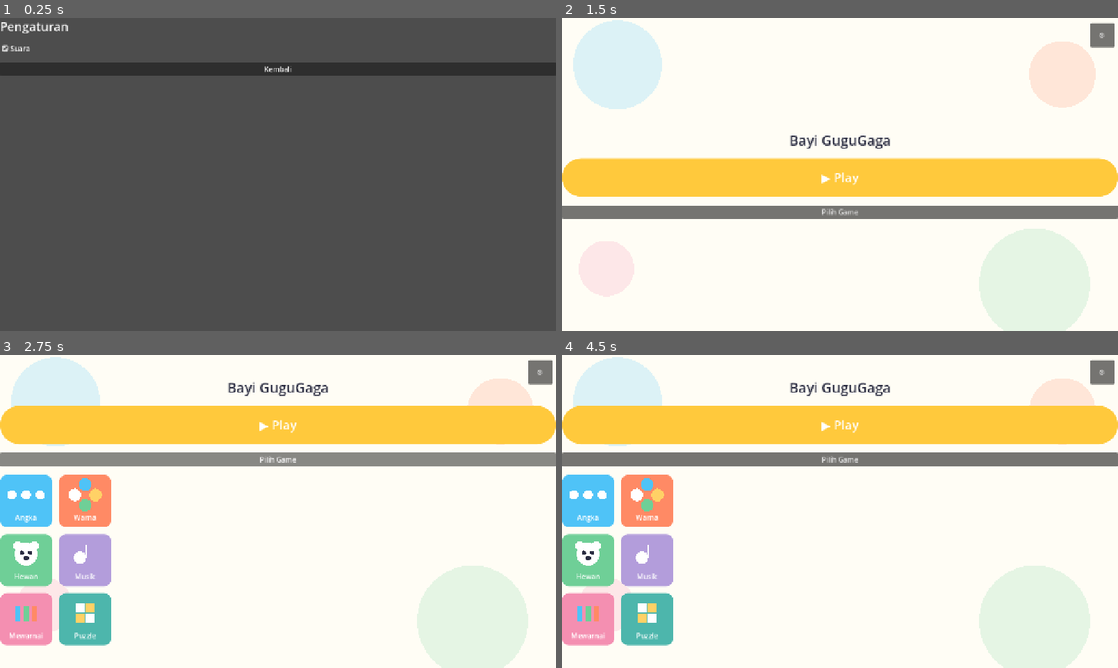
Above: before the commit, frames 1-4 (two rows, left to right).
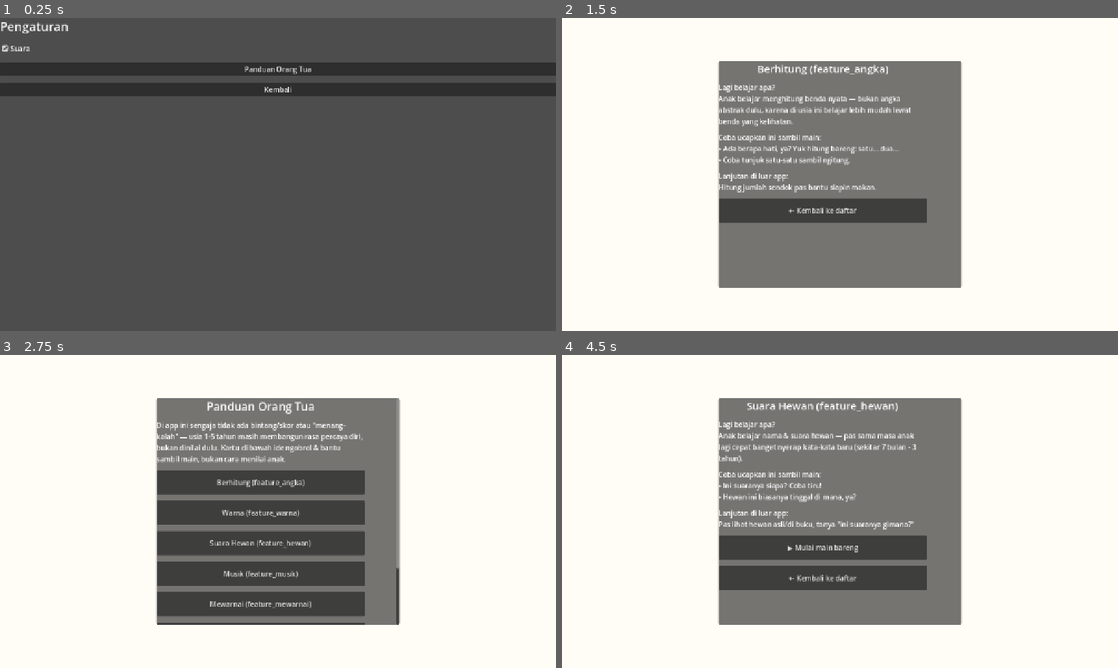
Above: after the commit, the same moments.

Repository: ptnusavisionmedia/game-balita
Game: Godot game, scene res://scenes/Settings.tscn
The game is run twice, just before and just after one commit, with the same random seed, the same clock (stepped at 60 frames per second) and the same inputs. This scene is started directly instead of the project's main scene.
Inputs (mouse positions are in pixels of both pictures, inside the frame that each line leads up to):
- Up to frame 1 (0.25 s): no input
- Up to frame 2 (1.5 s): click "Kembali" (after the commit: "Panduan Orang Tua") at 0.5 s; click (823, 146) at 1.25 s, where only the run after the commit has a clickable "Berhitung (feature_angka)"
- Up to frame 3 (2.75 s): click (261, 549) at 2 s, where only the run after the commit has a clickable "← Kembali ke daftar"
- Up to frame 4 (4.5 s): click (823, 511) at 2.75 s, where only the run after the commit has a clickable "Warna (feature_warna)"; click (823, 558) at 3.5 s, where only the run after the commit has a clickable "← Kembali ke daftar"; click (823, 542) at 4.25 s, where only the run after the commit has a clickable "Suara Hewan (feature_hewan)"

The runs differ from the first frame. In frame 1, 4.1% of the frame differs, in the area x 0-100%, y 15-25%; in frame 2, 52%; in frame 3, 57%, in the area x 0-100%, y 0-100%; in frame 4, 57%.

Commit message:
feat: ParentGuide.tscn — Fase A+B fitur tumbuh-kembang
core/data/parent_guide.json: 6 kartu panduan orang tua (lagi belajar
apa, kalimat scaffolding, ide lanjutan di luar app) per modul.
scenes/ParentGuide.tscn + parent_guide.gd: daftar kartu, detail per
modul, tombol "Mulai main bareng" kalau guided_scene terisi (sekarang
cuma feature_hewan). Akses dari Settings, di belakang
ParentalGateDialog. CenterContainer+ScrollContainer (pola anti-kolaps
yang sudah terbukti), headless-verified 10 scene.

Co-Authored-By: Claude Sonnet 5 <noreply@anthropic.com>

Diff:
--- /dev/null
+++ b/core/data/parent_guide.json
@@ -0,0 +1,68 @@
+[
+  {
+    "kind": "angka",
+    "title": "Berhitung (feature_angka)",
+    "what_learning": "Anak belajar menghitung benda nyata — bukan angka abstrak dulu, karena di usia ini belajar lebih mudah lewat benda yang kelihatan.",
+    "scaffolding_phrases": [
+      "Ada berapa hati, ya? Yuk hitung bareng: satu... dua...",
+      "Coba tunjuk satu-satu sambil ngitung."
+    ],
+    "offline_activity": "Hitung jumlah sendok pas bantu siapin makan.",
+    "guided_scene": ""
+  },
+  {
+    "kind": "warna",
+    "title": "Warna (feature_warna)",
+    "what_learning": "Anak melatih indra lihat buat bedain warna — pas sama masa anak lagi \"peka\" banget sama warna/bentuk di sekitar usia 2.5-6 tahun.",
+    "scaffolding_phrases": [
+      "Yang mana warnanya sama kayak apel?",
+      "Coba cari lagi benda di rumah yang warnanya sama kayak ini."
+    ],
+    "offline_activity": "Pas pakai baju, sebut warnanya bareng-bareng.",
+    "guided_scene": ""
+  },
+  {
+    "kind": "hewan",
+    "title": "Suara Hewan (feature_hewan)",
+    "what_learning": "Anak belajar nama & suara hewan — pas sama masa anak lagi cepat banget nyerap kata-kata baru (sekitar 7 bulan - 3 tahun).",
+    "scaffolding_phrases": [
+      "Ini suaranya siapa? Coba tiru!",
+      "Hewan ini biasanya tinggal di mana, ya?"
+    ],
+    "offline_activity": "Pas lihat hewan asli/di buku, tanya \"ini suaranya gimana?\"",
+    "guided_scene": "res://features/feature_hewan/Hewan.tscn"
+  },
+  {
+    "kind": "musik",
+    "title": "Musik (feature_musik)",
+    "what_learning": "Anak melatih ritme & koordinasi gerak lewat suara/musik sederhana.",
+    "scaffolding_phrases": [
+      "Ayo tepuk tangan ikutin iramanya!",
+      "Coba goyang badan pelan-pelan ikut musiknya."
+    ],
+    "offline_activity": "Nyanyi bareng atau tepuk tangan ikutin lagu favoritnya.",
+    "guided_scene": ""
+  },
+  {
+    "kind": "mewarnai",
+    "title": "Mewarnai (feature_mewarnai)",
+    "what_learning": "Anak melatih motorik halus (gerakan jari/tangan) sambil berekspresi lewat warna.",
+    "scaffolding_phrases": [
+      "Warna apa yang kamu suka buat ini?",
+      "Coba warnai pelan-pelan, nggak usah buru-buru."
+    ],
+    "offline_activity": "Kasih kertas & krayon buat gambar bebas di rumah.",
+    "guided_scene": ""
+  },
+  {
+    "kind": "puzzle",
+    "title": "Puzzle (feature_puzzle)",
+    "what_learning": "Anak melatih kemampuan mikir spasial & menyelesaikan masalah kecil — cocok buat orang tua bantu pas anak mentok dikit (bukan langsung dibantuin penuh).",
+    "scaffolding_phrases": [
+      "Coba potongan yang bentuknya mirip ini dulu.",
+      "Menurutmu ini taruh di mana, ya?"
+    ],
+    "offline_activity": "Mainan susun blok sederhana di rumah juga melatih skill yang sama.",
+    "guided_scene": ""
+  }
+]
--- /dev/null
+++ b/scenes/ParentGuide.tscn
@@ -0,0 +1,8 @@
+[gd_scene load_steps=2 format=3]
+
+[ext_resource type="Script" path="res://scenes/parent_guide.gd" id="1"]
+
+[node name="ParentGuide" type="Control"]
+anchor_right = 1.0
+anchor_bottom = 1.0
+script = ExtResource("1")
--- /dev/null
+++ b/scenes/parent_guide.gd
@@ -0,0 +1,130 @@
+extends Control
+## "Panduan Orang Tua" — daftar kartu per modul, akses dari Settings
+## (sudah di belakang ParentalGateDialog). Isi: kalimat scaffolding
+## (Vygotsky) buat diucapkan orang tua sambil main, BUKAN panduan buat
+## menilai performa anak. Lihat docs/PLAN_TUMBUH_KEMBANG.md.
+##
+## Untuk modul yang punya mekanik "Bareng Orang Tua" sendiri (sekarang
+## cuma feature_hewan, lihat obsidian-vault/Specs/feature_hewan.md), kartu
+## detailnya dapat tombol "Mulai main bareng" → GameFlow.start_guided_game().
+
+const DATA_PATH := "res://core/data/parent_guide.json"
+
+var _cards: Array = []
+var _content: VBoxContainer
+
+
+func _ready() -> void:
+	anchor_right = 1.0
+	anchor_bottom = 1.0
+	_cards = _load_cards()
+
+	var bg := ColorRect.new()
+	bg.color = AppColors.CREAM
+	bg.anchor_right = 1.0
+	bg.anchor_bottom = 1.0
+	add_child(bg)
+
+	# CenterContainer + ScrollContainer (bukan anchor 1-titik tanpa offset)
+	# supaya tidak kolaps ke size (0,0) & tetap scroll-safe kalau konten
+	# lebih tinggi dari layar — lihat bug ParentalGateDialog, Decisions
+	# Log 2026-11-20.
+	var center := CenterContainer.new()
+	center.anchor_right = 1.0
+	center.anchor_bottom = 1.0
+	add_child(center)
+
+	var panel := PanelContainer.new()
+	center.add_child(panel)
+
+	var scroll := ScrollContainer.new()
+	scroll.custom_minimum_size = Vector2(560, 520)
+	panel.add_child(scroll)
+
+	_content = VBoxContainer.new()
+	_content.add_theme_constant_override("separation", 14)
+	scroll.add_child(_content)
+
+	_render_list()
+
+
+func _load_cards() -> Array:
+	if not FileAccess.file_exists(DATA_PATH):
+		return []
+	var parsed = JSON.parse_string(FileAccess.get_file_as_string(DATA_PATH))
+	return parsed if parsed is Array else []
+
+
+func _clear_content() -> void:
+	for child in _content.get_children():
+		child.queue_free()
+
+
+func _add_wrapped_label(text: String, font_size: int = 16) -> void:
+	var label := Label.new()
+	label.text = text
+	label.autowrap_mode = TextServer.AUTOWRAP_WORD
+	label.custom_minimum_size = Vector2(480, 0)
+	label.add_theme_font_size_override("font_size", font_size)
+	_content.add_child(label)
+
+
+func _render_list() -> void:
+	_clear_content()
+
+	var title := Label.new()
+	title.text = "Panduan Orang Tua"
+	title.add_theme_font_size_override("font_size", 26)
+	title.horizontal_alignment = HORIZONTAL_ALIGNMENT_CENTER
+	_content.add_child(title)
+
+	_add_wrapped_label("Di app ini sengaja tidak ada bintang/skor atau \"menang-kalah\" — usia 1-5 tahun masih membangun rasa percaya diri, bukan dinilai dulu. Kartu di bawah ide ngobrol & bantu sambil main, bukan cara menilai anak.")
+
+	for card in _cards:
+		var button := Button.new()
+		button.text = str(card.get("title", "?"))
+		button.custom_minimum_size = Vector2(0, 56)
+		button.pressed.connect(_render_detail.bind(card))
+		_content.add_child(button)
+
+	_add_wrapped_label("Catatan: tiap anak berkembang dengan laju berbeda. Kalau ada kekhawatiran, konsultasikan ke dokter anak.", 13)
+
+	var back_button := Button.new()
+	back_button.text = "← Kembali ke Pengaturan"
+	back_button.custom_minimum_size = Vector2(0, 56)
+	back_button.pressed.connect(func(): GameFlow.goto_scene("res://scenes/Settings.tscn"))
+	_content.add_child(back_button)
+
+
+func _render_detail(card: Dictionary) -> void:
+	_clear_content()
+
+	var title := Label.new()
+	title.text = str(card.get("title", "?"))
+	title.add_theme_font_size_override("font_size", 24)
+	title.horizontal_alignment = HORIZONTAL_ALIGNMENT_CENTER
+	_content.add_child(title)
+
+	_add_wrapped_label("Lagi belajar apa?\n" + str(card.get("what_learning", "")))
+
+	var phrases: Array = card.get("scaffolding_phrases", [])
+	var phrases_text := "Coba ucapkan ini sambil main:"
+	for phrase in phrases:
+		phrases_text += "\n• %s" % phrase
+	_add_wrapped_label(phrases_text)
+
+	_add_wrapped_label("Lanjutan di luar app:\n" + str(card.get("offline_activity", "")))
+
+	var guided_scene: String = str(card.get("guided_scene", ""))
+	if guided_scene != "":
+		var guided_button := Button.new()
+		guided_button.text = "▶ Mulai main bareng"
+		guided_button.custom_minimum_size = Vector2(0, 56)
+		guided_button.pressed.connect(func(): GameFlow.start_guided_game(guided_scene))
+		_content.add_child(guided_button)
+
+	var back_button := Button.new()
+	back_button.text = "← Kembali ke daftar"
+	back_button.custom_minimum_size = Vector2(0, 56)
+	back_button.pressed.connect(_render_list)
+	_content.add_child(back_button)
--- a/scenes/settings.gd
+++ b/scenes/settings.gd
@@ -23,6 +23,11 @@
 	sound_check.toggled.connect(_on_sound_toggled)
 	vbox.add_child(sound_check)
 
+	var parent_guide_button := Button.new()
+	parent_guide_button.text = "Panduan Orang Tua"
+	parent_guide_button.pressed.connect(func(): GameFlow.goto_scene("res://scenes/ParentGuide.tscn"))
+	vbox.add_child(parent_guide_button)
+
 	var back_button := Button.new()
 	back_button.text = "Kembali"
 	back_button.pressed.connect(func(): GameFlow.go_home())
Not shown, added: scenes/parent_guide.gd.uid
Not shown, changed: docs/ARCHITECTURE.md
Not shown, changed: docs/TASK_BOARD.md
Not shown, changed: obsidian-vault/Decisions Log.md
